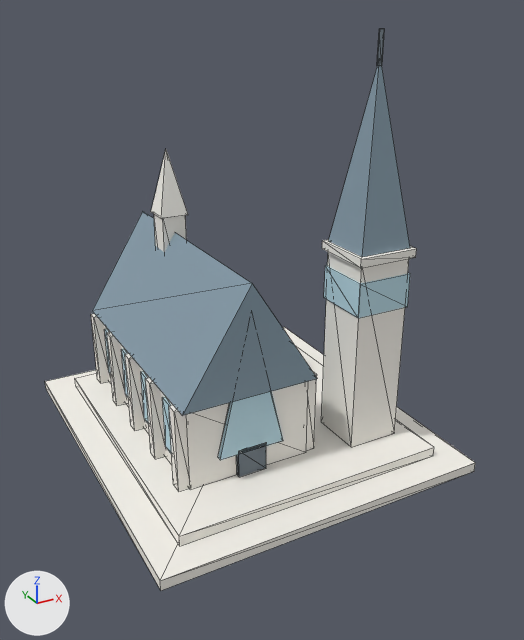
The glTF model web/public/models/western_modern/temple.glb, before and after one commit.
The view is the same before and after, from a camera (50 mm lens) standing at (-0.744, -1.476, 1.031) and looking at (0.019, -0.088, 0.336). Arrows for +X, +Y and +Z are at lower left; the lights stay in place. The first picture is the older version. Mesh edges are drawn as thin lines. Vertices at exactly the same position are counted once.

In view in the first picture: 'western_modern_temple'.
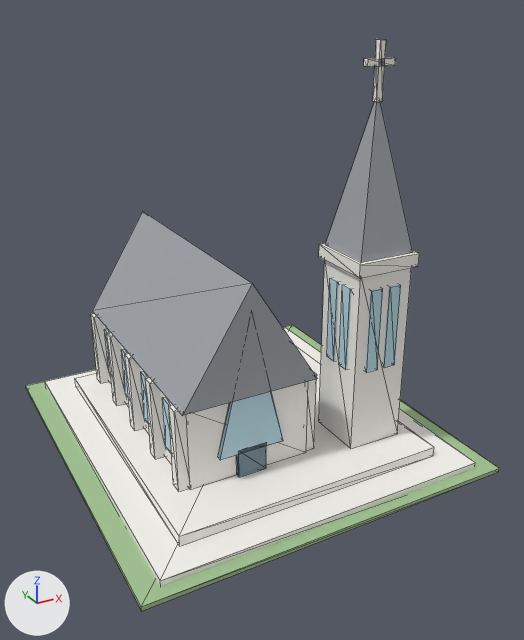
Boxes [x1, y1, x2, y2] around the edits, measured in the pictures (524 x 640 px; the box of a moved part takes in the faces that stretch with it):
'western_modern_temple', recoloured, reshaped (10% wider)
    before: [45, 29, 475, 591]
    after: [26, 39, 499, 611]
part 1 of me_western_modern_temple, added
    after: [319, 260, 412, 449]
part 2 of me_western_modern_temple, added (cyan)
    after: [383, 285, 401, 368]
part 3 of me_western_modern_temple, added (cyan)
    after: [339, 285, 352, 370]
part 4 of me_western_modern_temple, added (cyan)
    after: [327, 278, 339, 361]
part 5 of me_western_modern_temple, added
    after: [319, 243, 419, 278]
part 6 of me_western_modern_temple, added
    after: [373, 39, 386, 102]
part 7 of me_western_modern_temple, added
    after: [364, 58, 396, 67]
part 8 of me_western_modern_temple, deleted
    before: [154, 214, 187, 252]
part 9 of me_western_modern_temple, deleted
    before: [377, 29, 385, 66]
part 10 of me_western_modern_temple, deleted
    before: [322, 239, 416, 268]
part 11 of me_western_modern_temple, deleted
    before: [151, 150, 188, 219]
part 12 of me_western_modern_temple, moved or reshaped
    before: [322, 66, 410, 447]
    after: [26, 102, 499, 611]

The change, as a diff of the scene's bpy script:
```diff
--- a/web/public/models/western_modern/temple.glb.py
+++ b/web/public/models/western_modern/temple.glb.py
@@ mat_western_modern_roof @@
 mat_western_modern_roof = principled_material('western_modern_roof')
-mat_western_modern_roof.base_color = (0.243, 0.333, 0.4)  # greyish blue #879caa
+mat_western_modern_roof.base_color = (0.353, 0.373, 0.4)  # grey #a0a4aa
 mat_western_modern_roof.roughness = 1.0
@@ mat_western_modern_dark @@
 mat_western_modern_dark = principled_material('western_modern_dark')
-mat_western_modern_dark.base_color = (0.165, 0.2, 0.231)  # grey #717c84
+mat_western_modern_dark.base_color = (0.184, 0.267, 0.329)  # greyish blue #778d9b
 mat_western_modern_dark.roughness = 1.0
@@ mat_western_modern_extra @@
+mat_western_modern_extra = principled_material('western_modern_extra')
+mat_western_modern_extra.base_color = (0.369, 0.549, 0.29)  # greyish green #a4c493
+mat_western_modern_extra.roughness = 1.0
@@ me_western_modern_temple @@
 # used by ob_western_modern_temple
-me_western_modern_temple.from_pydata(...)  # 238 vertices, 352 faces; spans x -0.4..0.4, y -0.45..0.45, z 0.0..0.98
+me_western_modern_temple.from_pydata(...)  # 265 vertices, 394 faces; spans x -0.45..0.45, y -0.48..0.48, z 0.0..0.96
+# me_western_modern_temple part 1: a new loose piece, a box spanning x 0.15..0.29, y -0.29..-0.15, z 0.05..0.49, in mat_western_modern_wall (white #f7f5ef)
+# me_western_modern_temple part 2: a new loose piece, a box spanning x 0.23..0.26, y -0.294..-0.146, z 0.25..0.45, in mat_western_modern_trim (cyan #bbdce7)
+# me_western_modern_temple part 3: a new loose piece, a box spanning x 0.146..0.294, y -0.26..-0.23, z 0.25..0.45, in mat_western_modern_trim (cyan #bbdce7)
+# me_western_modern_temple part 4: a new loose piece, a box spanning x 0.146..0.294, y -0.21..-0.18, z 0.25..0.45, in mat_western_modern_trim (cyan #bbdce7)
+# me_western_modern_temple part 5: a new loose piece, a box spanning x 0.14..0.3, y -0.3..-0.14, z 0.49..0.52, in mat_team (white #f7f5ed)
+# me_western_modern_temple part 6: a new loose piece, a box spanning x 0.213..0.227, y -0.227..-0.213, z 0.84..0.96, in mat_team (white #f7f5ed)
+# me_western_modern_temple part 7: a new loose piece, a box spanning x 0.185..0.255, y -0.227..-0.213, z 0.91..0.924, in mat_team (white #f7f5ed)
+# me_western_modern_temple part 8: the loose piece of 8 vertices spanning x -0.13..-0.07, y 0.14..0.2, z 0.25..0.55 is deleted
+# me_western_modern_temple part 9: the loose piece of 8 vertices spanning x 0.213..0.227, y -0.227..-0.213, z 0.91..0.98 is deleted
+# me_western_modern_temple part 10: the loose piece of 8 vertices spanning x 0.145..0.295, y -0.295..-0.145, z 0.51..0.53 is deleted
+# me_western_modern_temple part 11: the loose piece of 5 vertices spanning x -0.135..-0.065, y 0.135..0.205, z 0.55..0.71 is deleted
+# me_western_modern_temple part 12
+# 7 vertices are removed from x 0.155..0.285, y -0.285..-0.155, z 0.05..0.51
+# 12 faces are deleted
+# 14 vertices move from x 0.151..0.289, y -0.289..-0.151, z 0.05..0.93 to x 0.15..0.45, y -0.48..-0.146, z 0.0..0.86
+# 7 vertices are added at x -0.45..0.45, y -0.48..0.48, z 0.0..0.01
+# 12 new faces join them, mat_western_modern_extra (greyish green #a4c493)
 me_western_modern_temple.materials.append(mat_western_modern_wall)
@@ me_western_modern_temple @@
 me_western_modern_temple.materials.append(mat_team)
+me_western_modern_temple.materials.append(mat_western_modern_extra)  # greyish green #a4c493
```
